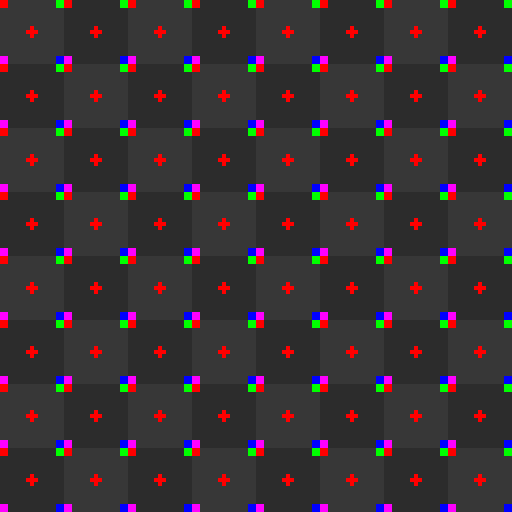
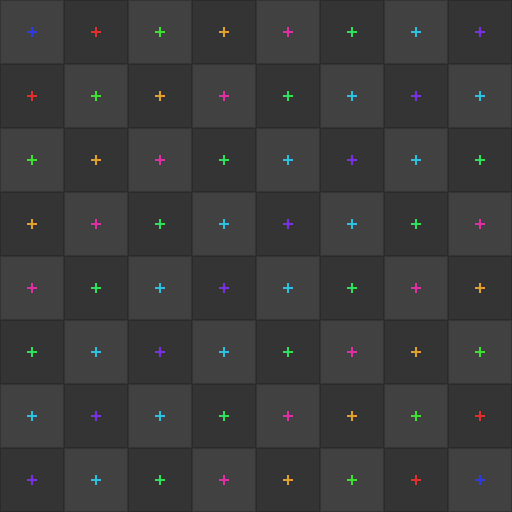
Revision of a layered w=512, h=512 image; what changed, layer by layer:
added layer "Ebene #4" (20%) above "Ebene #3" over (0, 0, 512, 512)
added layer "Ebene #3" above "Ebene #1" over (27, 27, 485, 485)
painted on "Ebene #1" over (26, 26, 486, 486)
hid "Ebene" over (0, 0, 512, 512)
"Ebene #2": opacity 50% → 40% over (0, 0, 512, 512)
